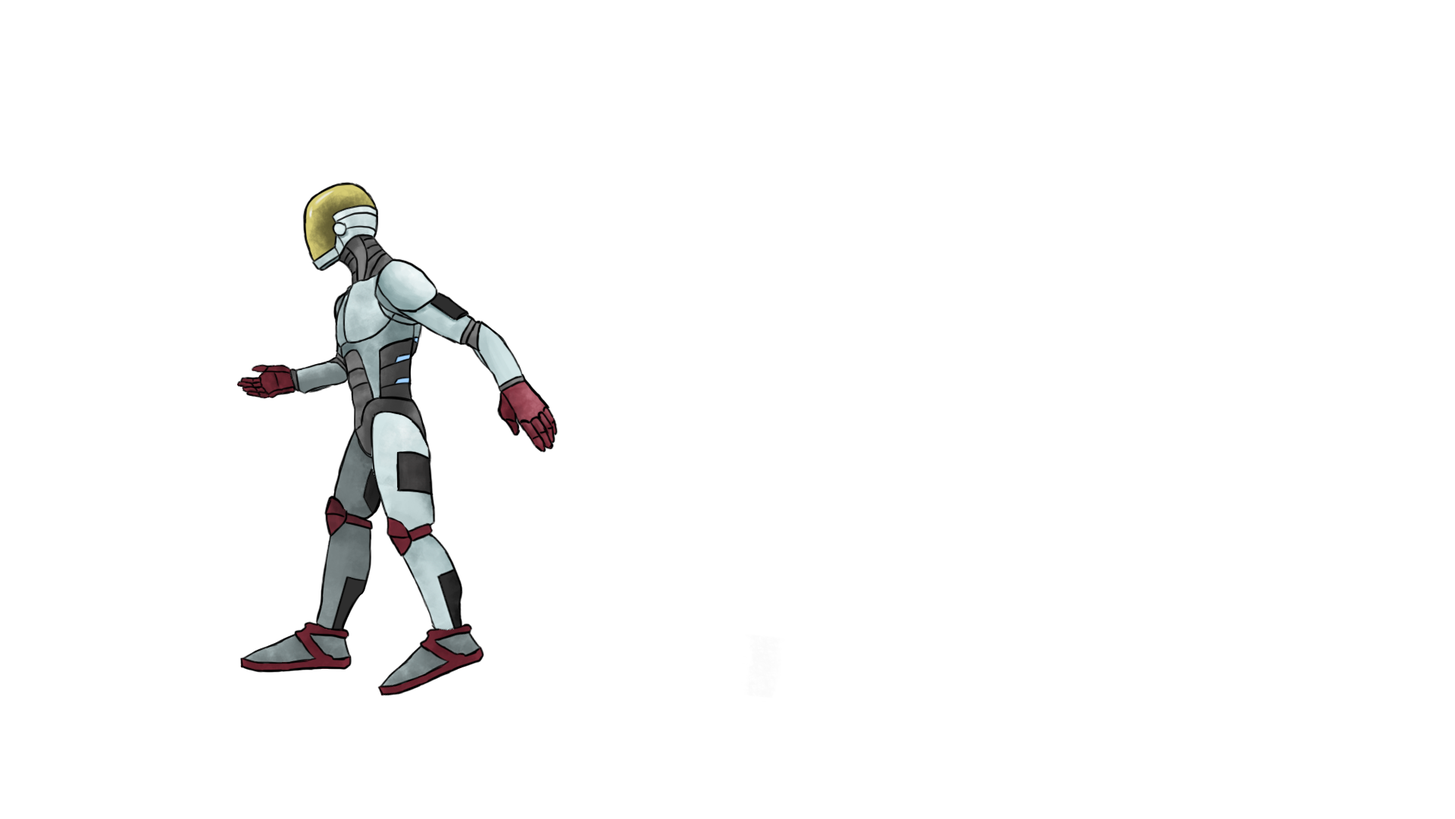
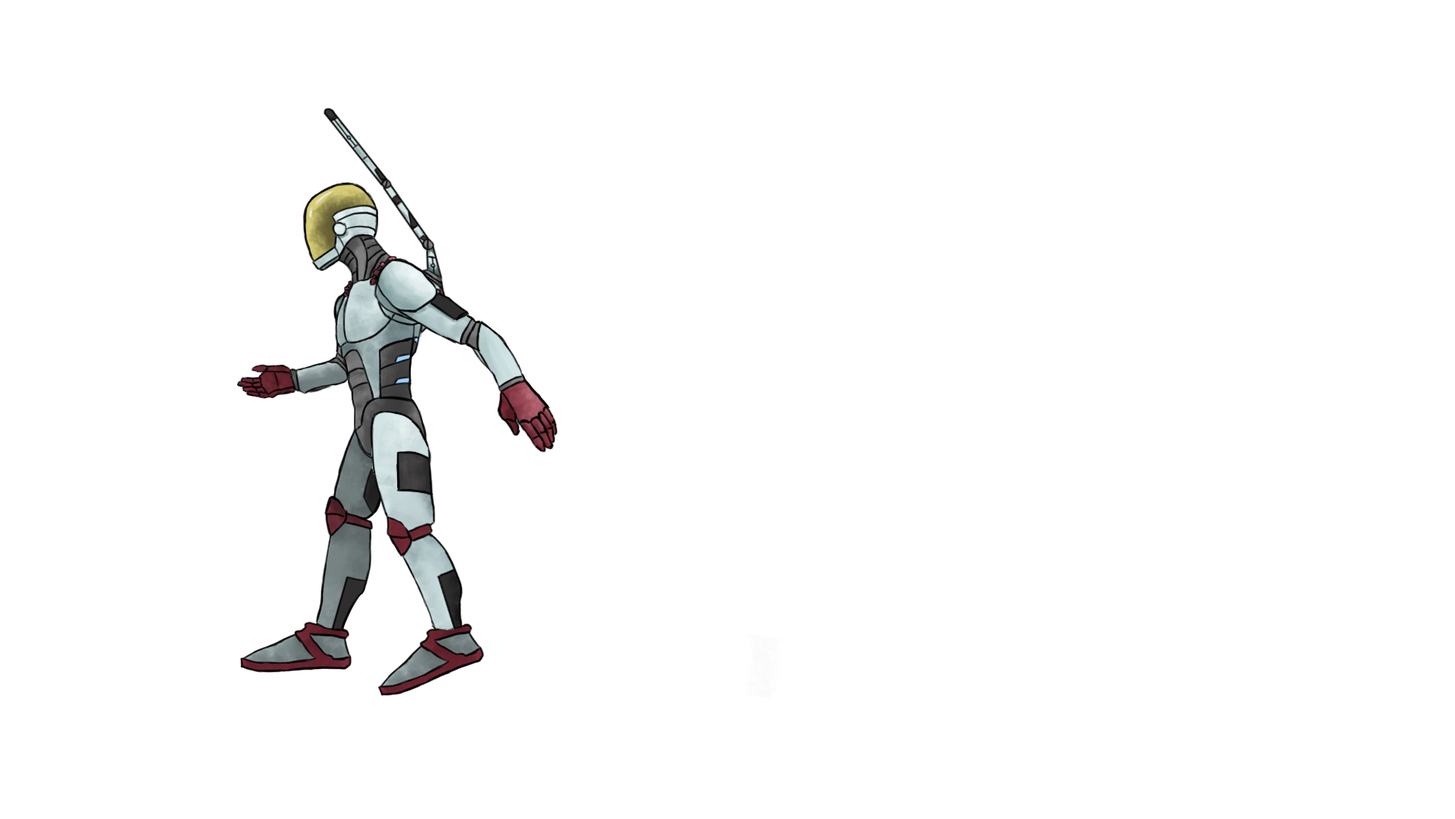
The second 1455x819 image is a revision of the first. Changes to its layers:
painted on "Torso andando" over (342, 237, 447, 334)
added layer "pau 1" above "Pau ponta" over (379, 178, 433, 251)
added layer "Pau ponta" above "Pé D andando" over (322, 106, 389, 187)
